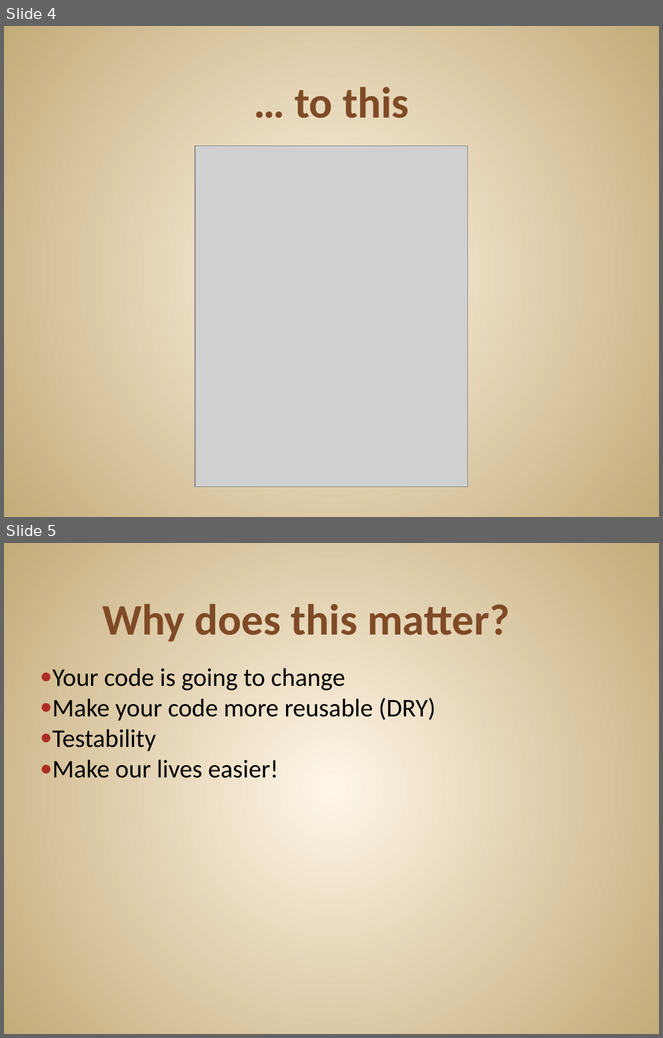
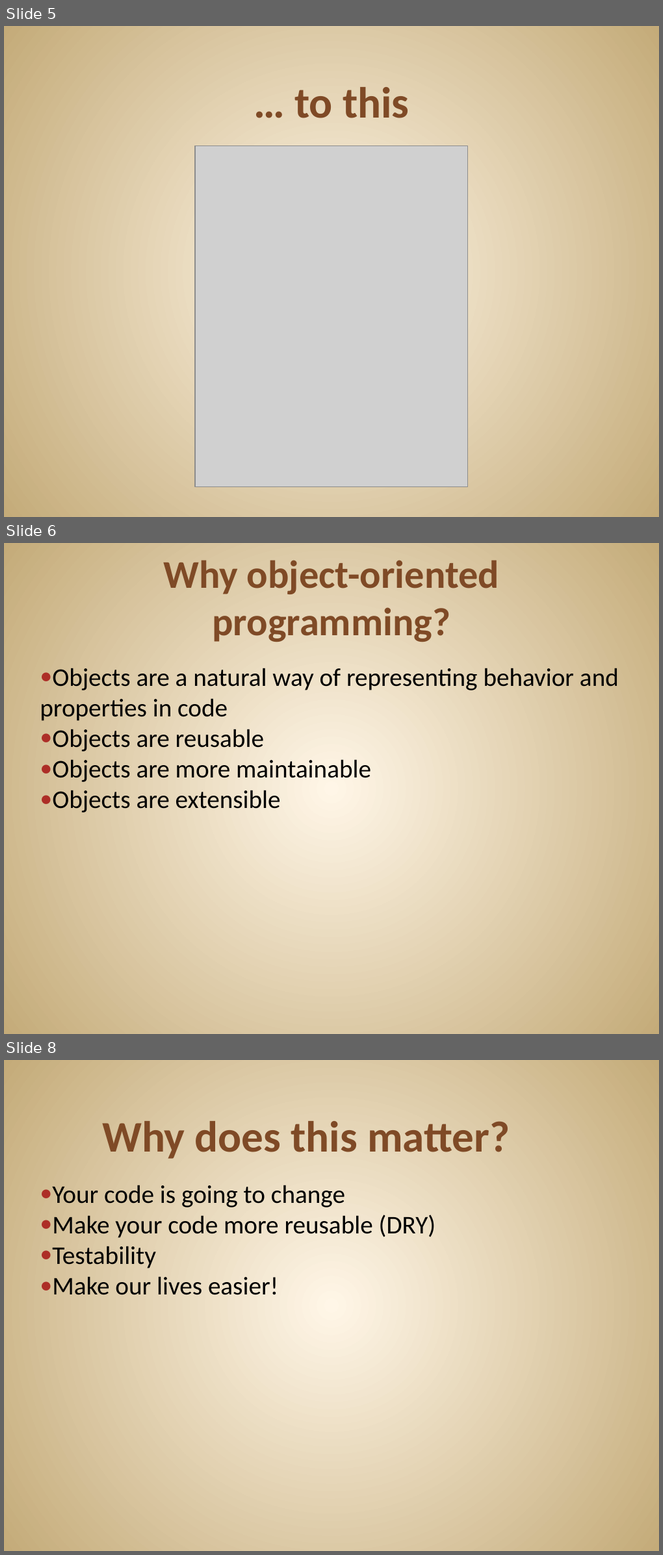
Before and after one commit to JonKruger/oop-solid-sample, a slide deck: slides/SOLID Software Design Principles.pptx. Shown one above the other, each under a label of ours: slides 4 and 5 before the commit, slides 5, 6 and 8 after it; the slides between them are not shown. The pictures are 663x1038 and 663x1555 pixels, drawn with LibreOffice and Linux fonts; fonts in the diff are those of the drawing; grey boxes stand for pictures. Boxes give left, top, right and bottom in pixels: in the first picture for what was removed or moved away, otherwise in the second. Text is boxed around its words. In the diff, an @@ line names an element or a change of style, - is before the commit and + after.

```diff
--- a/slides/SOLID Software Design Principles.pptx
+++ b/slides/SOLID Software Design Principles.pptx
@@ slide 6 added at (4,543,659,1034), background gradient #FFF7E8 to #C4AA7A @@
@@ title added at (163,560,499,642), 43.2 pt, text #804B26, bold @@
+Why object-oriented programming?
@@ text added at (40,668,619,813), 28 pt, text #000000 @@
+● Objects are a natural way of representing behavior and properties in code
+● Objects are reusable
+● Objects are more maintainable
+● Objects are extensible
@@ what was slide 4 is now slide 5 @@
@@ what was slide 5 is now slide 8 @@
```
Also in this commit, not shown: 2 slides changed, 2 other slides added, 2 other files.
